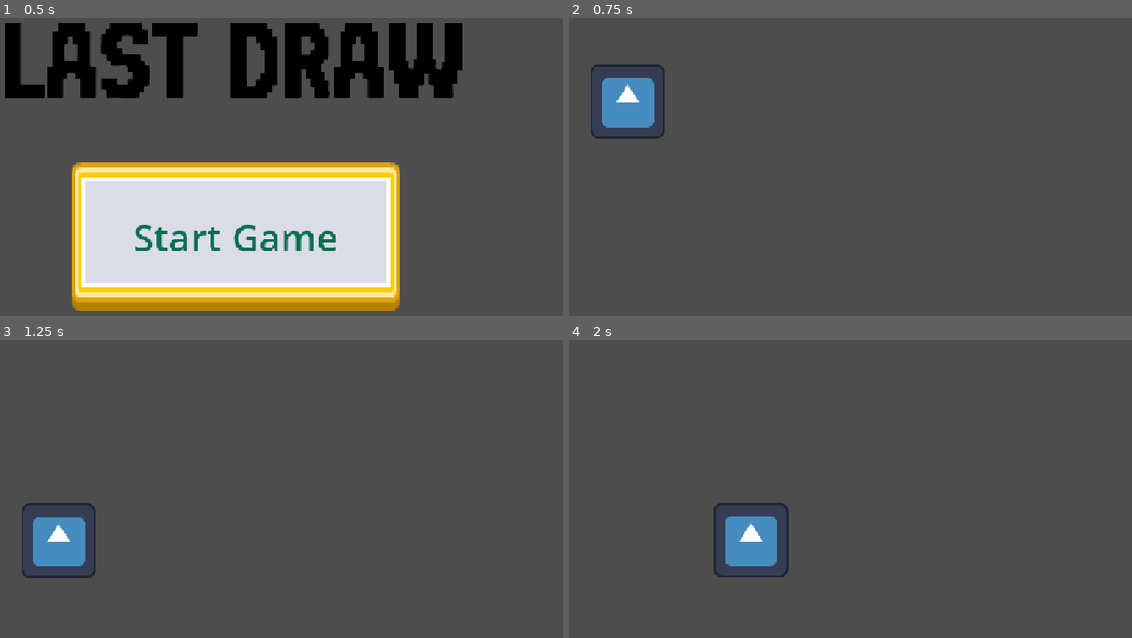
Above: before the commit, frames 1-4 (two rows, left to right).
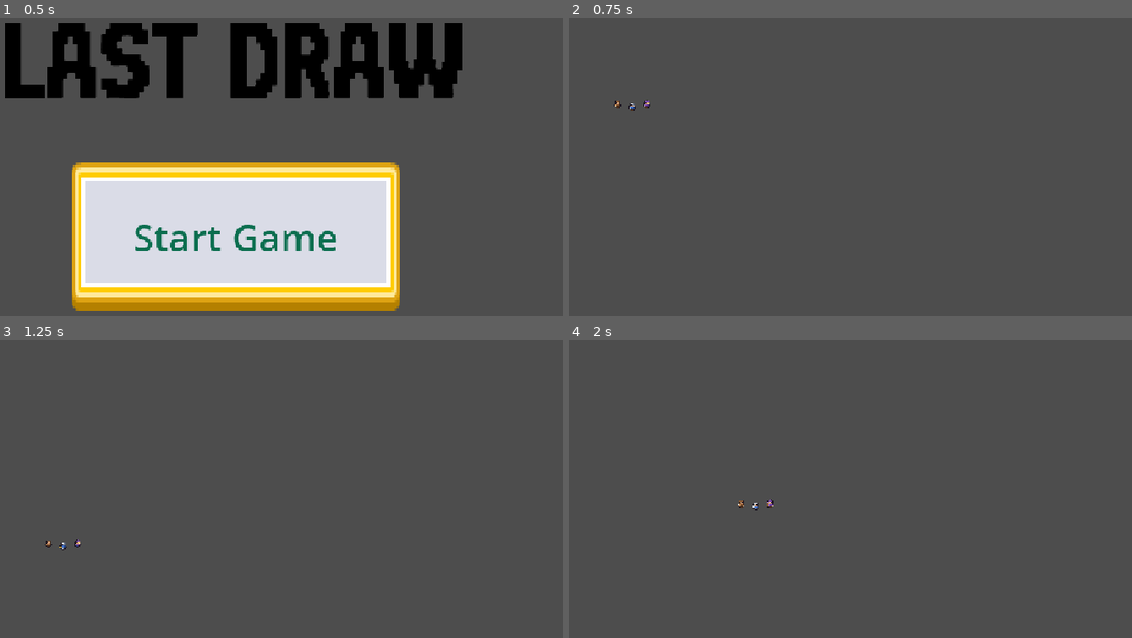
Above: after the commit, the same moments.

Repository: BillNyeFan123-creator/rebound
Game: Godot game, scene res://start_screen.tscn
The game is run twice, just before and just after one commit, with the same random seed, the same clock (stepped at 60 frames per second) and the same inputs. The engine's default icon, where the game draws it, is replaced by a stand-in: a white triangle on a blue panel in a dark square.
Inputs:
- Up to frame 1 (0.5 s): no input
- Up to frame 2 (0.75 s): click "Start Game" at 0.5 s
- Up to frame 3 (1.25 s): no input
- Up to frame 4 (2 s): tap Enter (ui_accept) at 1.25, 1.52 s; hold Right (ui_right) from 1.28 s (still down)

Frame 1 is identical in both runs. In frame 2, 1.9% of the frame differs, in the area x 3-17%, y 15-41%; in frame 3, 1.8%; in frame 4, 2.0%, in the area x 25-40%, y 53-80%.

Commit message:
animations pt 2

Diff:
--- a/scenes/Player.tscn
+++ b/scenes/Player.tscn
@@ -1,17 +1,77 @@
 [gd_scene format=3 uid="uid://cisd4joxypi0y"]
 
 [ext_resource type="Script" uid="uid://cpw8iinfo4paq" path="res://scripts/player/player.gd" id="1_kpjcp"]
-[ext_resource type="Texture2D" uid="uid://doojmocuvx77" path="res://icon.svg" id="1_xhfnw"]
+[ext_resource type="Texture2D" uid="uid://u4g038qop5cs" path="res://assets/Player/Knight/Idle Anim/knight_idle_0.png" id="2_cw2d6"]
+[ext_resource type="Texture2D" uid="uid://caaghuvi0yqp1" path="res://assets/Player/Knight/Idle Anim/knight_idle_1.png" id="3_khinc"]
+[ext_resource type="Texture2D" uid="uid://48ccgkqjrld3" path="res://assets/Player/Mage/Idle Anim/mage_idle_0.png" id="4_bruh7"]
+[ext_resource type="Texture2D" uid="uid://bf3a23y0p3scs" path="res://assets/Player/Mage/Idle Anim/mage_idle_1.png" id="5_6eyey"]
+[ext_resource type="Texture2D" uid="uid://dyd0y408ih1id" path="res://assets/Player/Rogue/Idle Anim/rogue_idle_0.png" id="6_d3wef"]
+[ext_resource type="Texture2D" uid="uid://bpgg0yntgpvpx" path="res://assets/Player/Rogue/Idle Anim/rogue_idle_1.png" id="7_o4126"]
+
+[sub_resource type="SpriteFrames" id="SpriteFrames_vrxvm"]
+animations = [{
+"frames": [{
+"duration": 1.0,
+"texture": ExtResource("2_cw2d6")
+}, {
+"duration": 1.0,
+"texture": ExtResource("3_khinc")
+}],
+"loop": 1,
+"name": &"knight idle",
+"speed": 5.0
+}]
 
 [sub_resource type="RectangleShape2D" id="RectangleShape2D_xhfnw"]
 size = Vector2(100, 100)
+
+[sub_resource type="SpriteFrames" id="SpriteFrames_hkfcn"]
+animations = [{
+"frames": [{
+"duration": 1.0,
+"texture": ExtResource("4_bruh7")
+}, {
+"duration": 1.0,
+"texture": ExtResource("5_6eyey")
+}],
+"loop": 1,
+"name": &"mage idle",
+"speed": 5.0
+}]
+
+[sub_resource type="SpriteFrames" id="SpriteFrames_lu1c8"]
+animations = [{
+"frames": [{
+"duration": 1.0,
+"texture": ExtResource("6_d3wef")
+}, {
+"duration": 1.0,
+"texture": ExtResource("7_o4126")
+}],
+"loop": 1,
+"name": &"default",
+"speed": 5.0
+}]
 
 [node name="CharacterBody2D" type="CharacterBody2D" unique_id=976563110]
 position = Vector2(293, 202)
 script = ExtResource("1_kpjcp")
 
-[node name="Sprite2D" type="Sprite2D" parent="." unique_id=267515605]
-texture = ExtResource("1_xhfnw")
+[node name="Sprite2D" type="AnimatedSprite2D" parent="." unique_id=619924336]
+sprite_frames = SubResource("SpriteFrames_vrxvm")
+animation = &"knight idle"
+centered = false
 
 [node name="CollisionShape2D" type="CollisionShape2D" parent="." unique_id=1533772936]
+position = Vector2(12, 67)
 shape = SubResource("RectangleShape2D_xhfnw")
+
+[node name="AnimatedSprite2D" type="AnimatedSprite2D" parent="." unique_id=1563404330]
+position = Vector2(33, 4)
+sprite_frames = SubResource("SpriteFrames_hkfcn")
+animation = &"mage idle"
+
+[node name="AnimatedSprite2D2" type="AnimatedSprite2D" parent="." unique_id=1796205869]
+position = Vector2(-17, 4)
+sprite_frames = SubResource("SpriteFrames_lu1c8")
+frame_progress = 0.98801184
